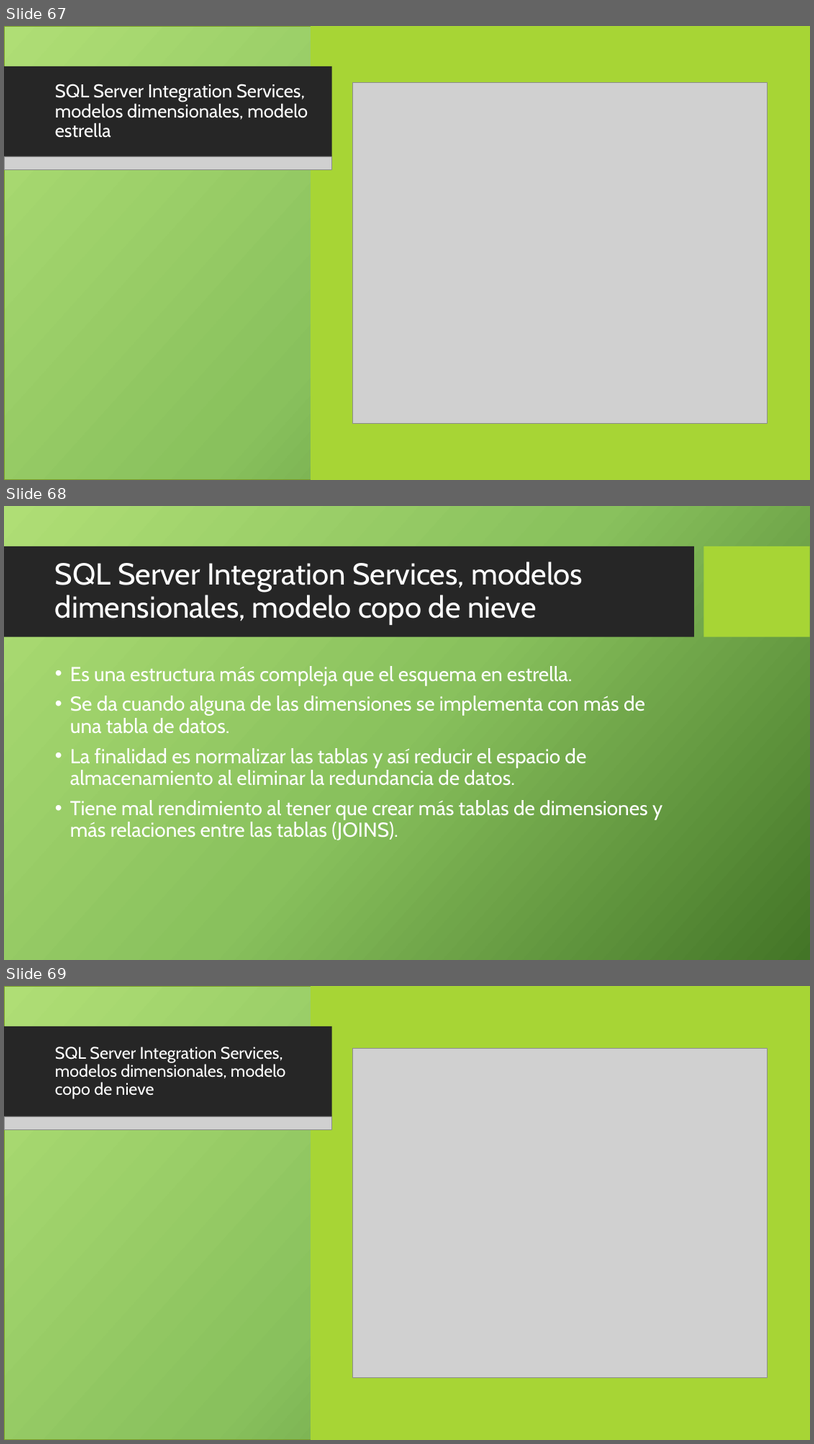
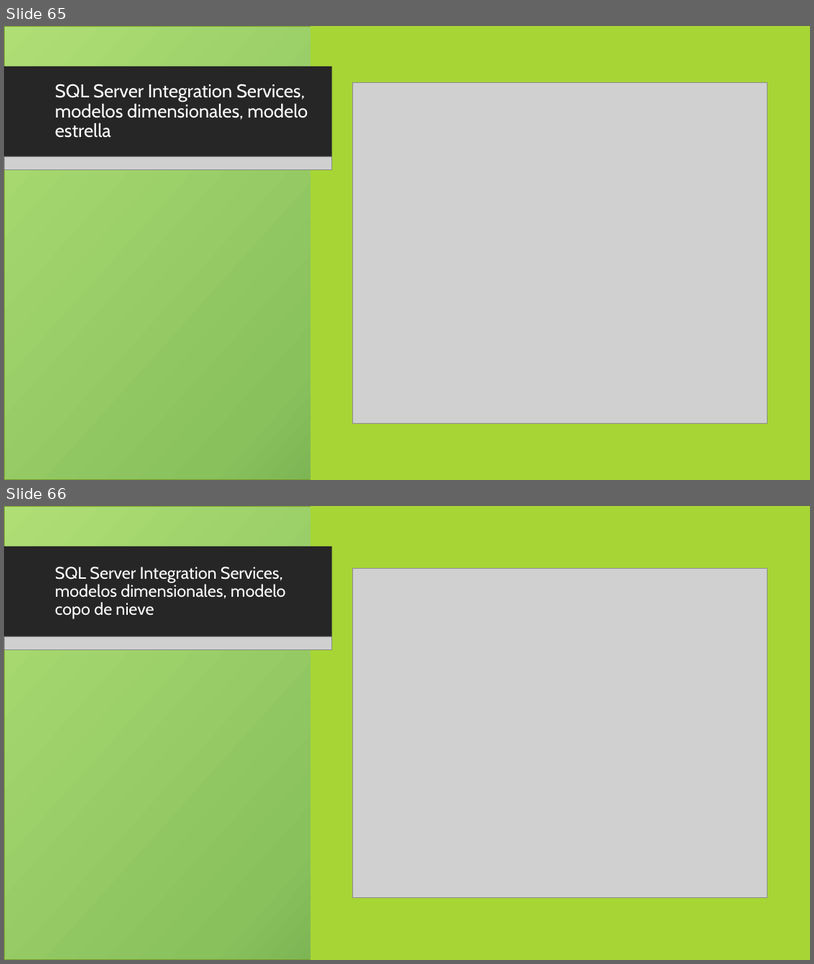
Before and after one commit to quesadaao/curso-sql-server-principiantes, a slide deck: presentaciones/01.pptx. Shown one above the other, each under a label of ours: slides 67, 68 and 69 before the commit, slides 65 and 66 after it. The pictures are 814x1444 and 814x964 pixels, drawn with LibreOffice and Linux fonts; fonts in the diff are those of the drawing; grey boxes stand for pictures; background and template pictures are left out. Boxes give left, top, right and bottom in pixels: in the first picture for what was removed or moved away, otherwise in the second. Text is boxed around its words. In the diff, an @@ line names an element or a change of style, - is before the commit and + after.

```diff
--- a/presentaciones/01.pptx
+++ b/presentaciones/01.pptx
@@ slide 68 removed at (4,506,810,960), background picture (left out); not listed: 2 template elements that a slide beside it also shows @@
@@ title removed at (55,561,583,625) @@
-SQL Server Integration Services, modelos dimensionales, modelo copo de nieve
@@ text removed at (70,666,663,840) @@
-• Es una estructura más compleja que el esquema en estrella.
-• Se da cuando alguna de las dimensiones se implementa con más de una tabla de datos.
-• La finalidad es normalizar las tablas y así reducir el espacio de almacenamiento al eliminar la redundancia de datos.
-• Tiene mal rendimiento al tener que crear más tablas de dimensiones y más relaciones entre las tablas (JOINS).
@@ what was slide 67 is now slide 65 @@
@@ what was slide 69 is now slide 66 @@
```
Also in this commit, not shown: 2 slides changed, 2 slides added, 3 other slides removed, 1 other file.
